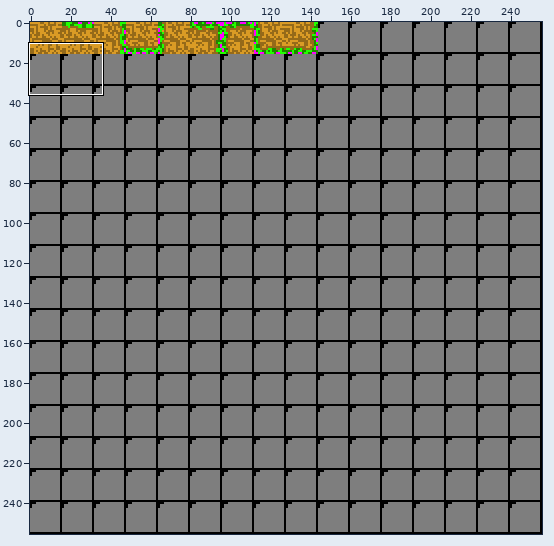
Sprite sheet, stored at Ninja/GFX/BlockSheet.png. Above: a wide view before the commit, with the close-up outlined.
Close-up. First the earlier version:
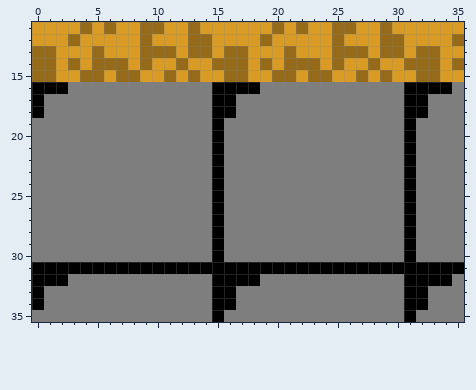
The file is 256x256 pixels. Shown: x 0..35, y 11..35. The commit also changed other parts of the picture, which this record leaves out.
And afterwards:
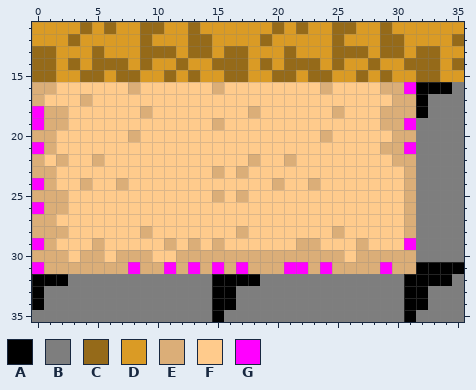
Palette (. is transparent): A #000000  B #7e7e7e  C #956a19  D #da9b25  E #dbae78  F #ffcb8c  G #ff00ff
Difference:
Changed rows in their new state; - is an unchanged pixel.
first column x 0:
16 EEFFFFFFEFFFFFFEFFFFFFFFEFFFFEEG
17 EFFFEFFFFFFFFFFFFFFFFFFFFFFFFFEE
18 GEEFFFFFFEFFFFFFFFEFFFFFFEFFFEEE
19 GEEFFFFFFFFFFFFEFFFFFFFFFFFFFEEG
20 EEFFFFFFEFFFFFFFFFFFFFFFEFFFFFEE
21 GEFFFFFFFFFFFFFFFFFFFFFFFFFFFEEG
22 EFEFFEFFFFFFFFFFFFEFFEFFFFFFFFEE
23 EEFFFFFFFFFFFFFEFEFFFFFFFFFFFFFE
24 GEFFEFFEFFFFFFFFFFFFEFFEFFFFFFFE
25 EEEFFFFFFFFFFFFEFEFFFFFFFFFFFFFE
26 GEEFFFFFFFFFFFFFFFFFFFFFFFFFFFFE
27 EEFFFFFFFFFFFFFFFFFFFFFFFFFFFFFE
28 EEEFFFFFFEFFFFFFFEFFFFFFFEFFFFFE
29 GEFFFEFFFFFEFEFEFFFFFFEEFFFEFFFG
30 EEEFEEFEEEFFEEEEEEEEEEEEEEFEEEEE
31 GEEEEEEEGEEGEGEGEGEEEGGEGEEEEGEE
